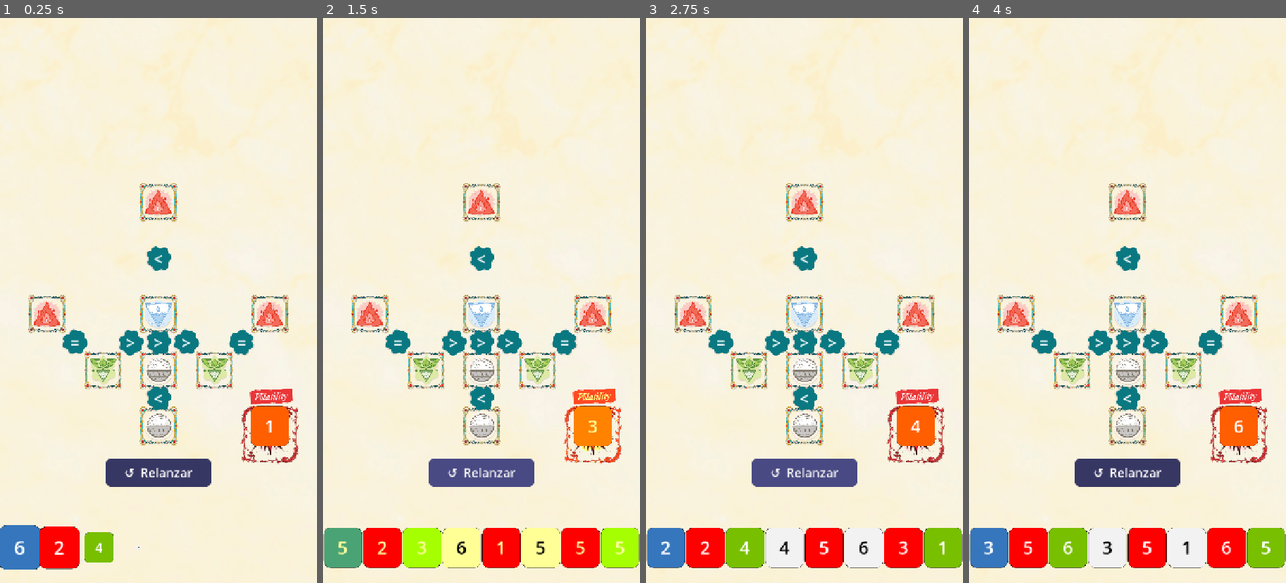
Above: before the commit, frames 1-4 (left to right).
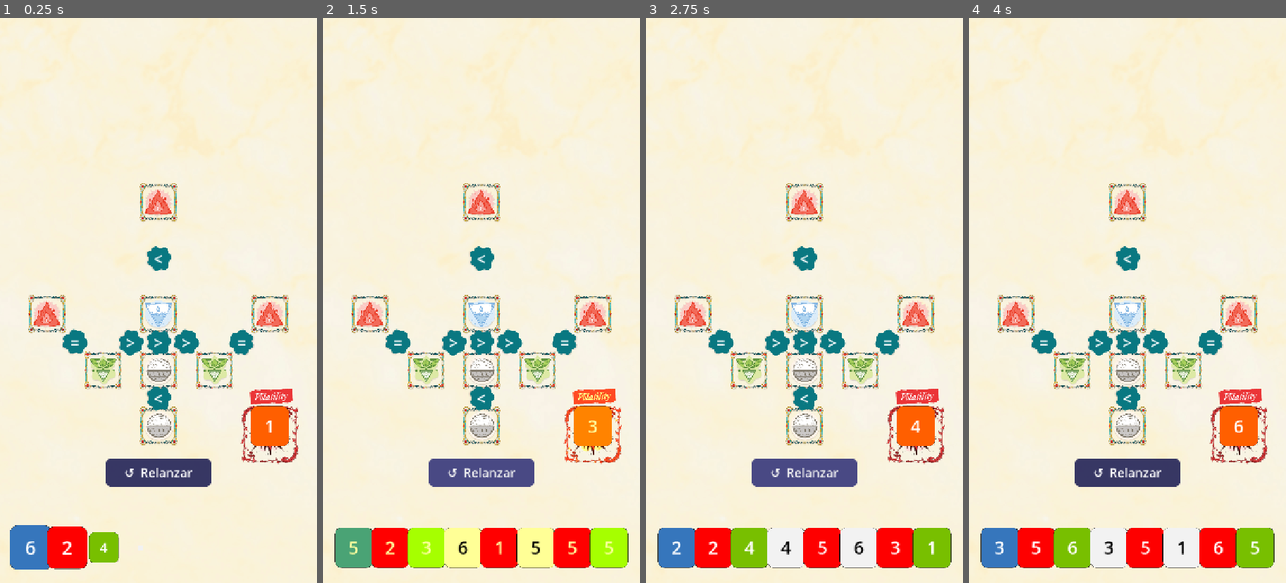
Above: after the commit, the same moments.

Repository: flipper83/pocimas
Game: Godot game, scene res://scenes/main.tscn
Two runs of this game, one before a commit and one after it. Both use one fixed random seed, a clock stepped at 60 frames per second and the inputs below.
Inputs (mouse positions are in pixels of both pictures, inside the frame that each line leads up to):
- Up to frame 1 (0.25 s): no input
- Up to frame 2 (1.5 s): click "↺ Relanzar" at 0.5 s; click "↺ Relanzar" at 1.25 s
- Up to frame 3 (2.75 s): click "↺ Relanzar" at 2 s
- Up to frame 4 (4 s): tap Enter at 2.75 s; move the mouse to (1197, 272) at 2.77 s; click (1197, 272) at 2.92 s; tap Space at 3.5 s; drag from (1064, 328) to (1111, 413) at 3.52 s

The runs differ from the first frame. In frame 1, 1.1% of the frame differs, in the area x 0-46%, y 89-98%; in frame 2, 2.3%; in frame 3, 2.3%; in frame 4, 2.3%, in the area x 0-100%, y 90-98%.

Commit message:
fix(web): aspect ratio keep portrait + dados centrados
- window/stretch/aspect "expand"→"keep": letterbox en landscape,
  mantiene portrait 720×1280 en web sin deformarse
- _setup_dice y _setup_dice_from_level: espaciado fijo ≤90px
  con grupo centrado en pantalla en vez de expandido a todo el ancho

Co-Authored-By: Claude Sonnet 4.6 <noreply@anthropic.com>

Diff:
--- a/project.godot
+++ b/project.godot
@@ -15,17 +15,17 @@
 config/features=PackedStringArray("4.6", "GL Compatibility")
 config/icon="res://icon.svg"
 
-[physics]
-
-3d/physics_engine="Jolt Physics"
-
 [display]
 
 window/size/viewport_width=720
 window/size/viewport_height=1280
 window/stretch/mode="canvas_items"
-window/stretch/aspect="expand"
+window/stretch/aspect="keep"
 window/handheld/orientation="portrait"
+
+[physics]
+
+3d/physics_engine="Jolt Physics"
 
 [rendering]
 
--- a/scripts/game.gd
+++ b/scripts/game.gd
@@ -104,12 +104,14 @@
 func _setup_dice() -> void:
 	var colors: Array = ["red", "red", "white", "green", "green", "blue", "blue"]
 	colors.shuffle()
-	var spacing := _screen_w / 7.0
+	var n := 7.0
+	var die_spacing := minf(90.0, _screen_w * 0.92 / n)
+	var start_x := (_screen_w - die_spacing * n) * 0.5 + die_spacing * 0.5
 	var dice_y := _screen_h - DICE_BOTTOM_MARGIN
 	for i in 7:
 		var die: DieNode = DIE_SCENE.instantiate()
 		add_child(die)
-		var pos := Vector2(spacing * 0.5 + spacing * i, dice_y)
+		var pos := Vector2(start_x + die_spacing * i, dice_y)
 		die.setup(colors[i], randi_range(1, 6), pos)
 		die.z_index = 1
 		die.animate_appear(i * 0.08)
@@ -185,12 +187,14 @@
 		for _i in dice_counts[color]:
 			colors.append(color)
 	colors.shuffle()
-	var spacing := _screen_w / float(colors.size())
+	var n := float(colors.size())
+	var die_spacing := minf(90.0, _screen_w * 0.92 / n)
+	var start_x := (_screen_w - die_spacing * n) * 0.5 + die_spacing * 0.5
 	var dice_y := _screen_h - DICE_BOTTOM_MARGIN
 	for i in colors.size():
 		var die: DieNode = DIE_SCENE.instantiate()
 		add_child(die)
-		var pos := Vector2(spacing * 0.5 + spacing * i, dice_y)
+		var pos := Vector2(start_x + die_spacing * i, dice_y)
 		die.setup(colors[i], randi_range(1, 6), pos)
 		die.z_index = 1
 		die.animate_appear(i * 0.08)
